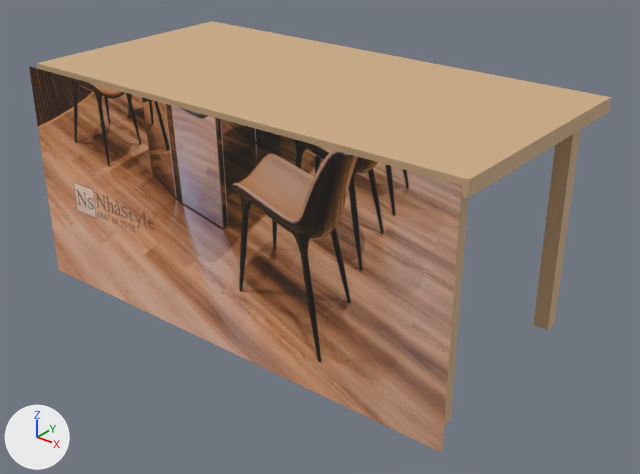
What one commit did to the glTF model storage/picture/mocan-43.glb.
Rendered twice from a 50 mm camera at (1.688, -2.041, 1.497) aimed at (0.078, -0.03, 0.25). Arrows for +X, +Y and +Z are at lower left; the lights stay in place. The first picture is the older version. Vertices at exactly the same position are counted once.

Names of what the first picture shows: 'furniture'.
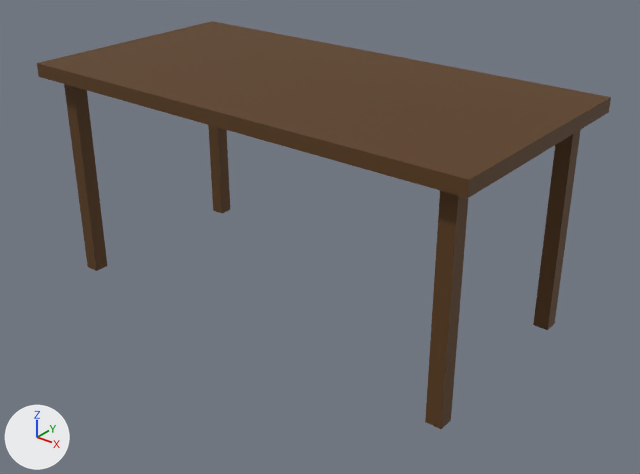
What differs and where, as boxes [x1, y1, x2, y2] in the pictures (640 x 474 px):
'furniture', recoloured, reshaped (beige to brown)
    before: [29, 21, 611, 453]
    after: [37, 21, 611, 429]
part 1 of me_mesh_0, deleted (brown)
    before: [29, 66, 462, 453]

The change, as a list of edits to the scene's bpy script:
```text
Change mat_wood:
    mat_wood.base_color: (0.62, 0.42, 0.24) -> (0.102, 0.043, 0.008)  # beige #cead86 -> brown #5a3a16
Change me_mesh_0:
    used by ob_furniture; location = (0.0, 0.0, 0.0)
    remove me_mesh_0.from_pydata(...)  # 44 vertices, 62 faces; spans x -0.8..0.8, y -0.43..0.4, z 0.0..0.75
    add me_mesh_0.from_pydata(...)  # 40 vertices, 60 faces; spans x -0.8..0.8, y -0.4..0.4, z 0.0..0.75
    me_mesh_0 part 1: the loose piece of 4 vertices spanning x -0.8..0.8, y -0.43, z 0.0..0.75 is deleted
    remove me_mesh_0.materials.append(mat_photo)  # picture img_image_0
```
